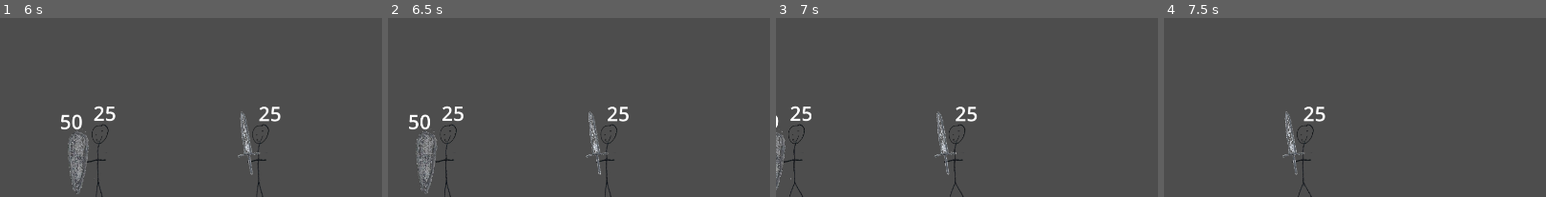
Above: before the commit, frames 1-4 (left to right).
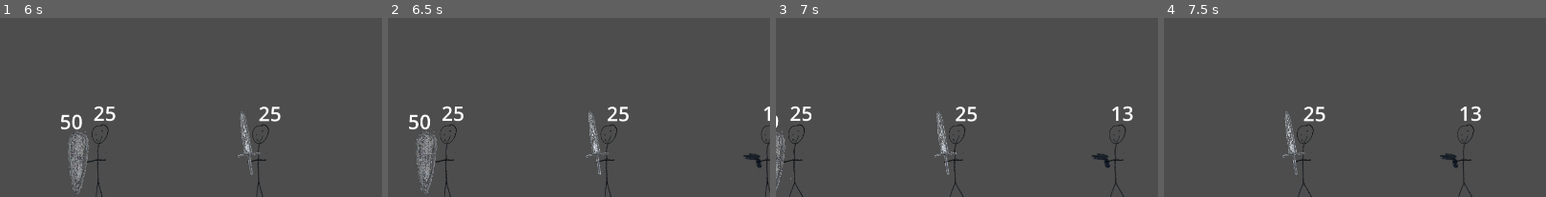
Above: after the commit, the same moments.

Repository: rlskoeser/stickfigure-rtd
Game: Godot game, scene res://main.tscn
Two runs of this game, one before a commit and one after it. Both use one fixed random seed, a clock stepped at 60 frames per second and the inputs below.
Inputs (mouse positions are % of the whole screen's width and height, from its top left):
- Up to frame 1 (6 s): tap Enter at 0.5 s; move the mouse to (72, 34) at 0.52 s; click (72, 34) at 0.67 s; move the mouse to (30, 46) at 1.27 s; click (30, 46) at 1.42 s; tap Space at 2 s; move the mouse to (60, 14) at 2.02 s; click (60, 14) at 2.17 s; move the mouse to (95, 90) at 2.77 s; click (95, 90) at 2.92 s; move the mouse to (80, 58) at 3.52 s; click (80, 58) at 3.67 s; move the mouse to (20, 22) at 4.27 s; click (20, 22) at 4.42 s; move the mouse to (93, 90) at 5.02 s; click (93, 90) at 5.17 s; move the mouse to (35, 10) at 5.77 s; click (35, 10) at 5.92 s
- Up to frame 2 (6.5 s): no input
- Up to frame 3 (7 s): move the mouse to (72, 34) at 6.52 s; click (72, 34) at 6.67 s
- Up to frame 4 (7.5 s): move the mouse to (30, 46) at 7.27 s; click (30, 46) at 7.42 s
The pictures show only the part of the screen within x 50-100%, y 50-100%; the shares and areas given below are measured in that part.

Frame 1 is identical in both runs. In frame 2, 0.4% of the frame differs, in the area x 93-100%, y 49-100%; in frame 3, 0.6%, in the area x 82-94%, y 48-100%; in frame 4, 0.6%.

Commit message:
Add gun guy with gun and bullet

Diff:
--- /dev/null
+++ b/stickfigure-rtd/bullet.gd
@@ -0,0 +1,22 @@
+extends RigidBody2D
+
+var velocity = Vector2.LEFT
+@export var speed = 350
+@export var damage = 13
+
+
+# Called when the node enters the scene tree for the first time.
+func _ready() -> void:
+	linear_velocity = velocity * speed
+
+# Called every frame. 'delta' is the elapsed time since the previous frame.
+func _process(delta: float) -> void:
+	pass
+
+func _physics_process(delta):
+	var collide = move_and_collide(velocity * speed * delta)
+	if (collide):
+		var body = collide.get_collider()
+		if body.has_method("take_damage"):
+			body.take_damage(damage)
+		queue_free()
--- /dev/null
+++ b/stickfigure-rtd/bullet.tscn
@@ -0,0 +1,23 @@
+[gd_scene load_steps=4 format=3 uid="uid://bivsavrxdovmf"]
+
+[ext_resource type="Texture2D" uid="uid://bybtvly0hebn5" path="res://assets/bullet.png" id="1_isvpw"]
+[ext_resource type="Script" path="res://bullet.gd" id="1_n5k8t"]
+
+[sub_resource type="CapsuleShape2D" id="CapsuleShape2D_gfemy"]
+radius = 10.6667
+height = 42.6667
+
+[node name="Bullet" type="RigidBody2D"]
+collision_layer = 8
+gravity_scale = 0.0
+script = ExtResource("1_n5k8t")
+
+[node name="Sprite2D" type="Sprite2D" parent="."]
+scale = Vector2(0.692, 0.75)
+texture = ExtResource("1_isvpw")
+
+[node name="CollisionPolygon2D" type="CollisionShape2D" parent="."]
+position = Vector2(1.19209e-06, 3.45707e-06)
+rotation = 1.5708
+scale = Vector2(0.75, 0.75)
+shape = SubResource("CapsuleShape2D_gfemy")
--- /dev/null
+++ b/stickfigure-rtd/gun.gd
@@ -0,0 +1,19 @@
+extends Node2D
+
+var Bullet = preload("res://bullet.tscn")
+
+signal shoot(bullet)
+
+
+# Called when the node enters the scene tree for the first time.
+func _ready() -> void:
+	pass # Replace with function body.
+
+
+# Called every frame. 'delta' is the elapsed time since the previous frame.
+func _process(delta: float) -> void:
+	pass
+
+
+func fire():
+	shoot.emit(Bullet, global_position)
--- /dev/null
+++ b/stickfigure-rtd/gun.tscn
@@ -0,0 +1,11 @@
+[gd_scene load_steps=3 format=3 uid="uid://dtjxq6g8r7mbv"]
+
+[ext_resource type="Texture2D" uid="uid://xlv6hda8llgj" path="res://assets/gun.png" id="1_sex8v"]
+[ext_resource type="Script" path="res://gun.gd" id="1_vlamo"]
+
+[node name="Gun" type="Node2D"]
+script = ExtResource("1_vlamo")
+
+[node name="Sprite2D" type="Sprite2D" parent="."]
+position = Vector2(20, 10)
+texture = ExtResource("1_sex8v")
--- /dev/null
+++ b/stickfigure-rtd/gun_guy.gd
@@ -0,0 +1,9 @@
+extends "res://stick_figure.gd"
+
+
+func _process(delta):
+	super(delta)
+	#$Sword.rotation = sword_resting_rotation
+
+func attack():
+	$Gun.fire()
--- /dev/null
+++ b/stickfigure-rtd/gun_guy.tscn
@@ -0,0 +1,20 @@
+[gd_scene load_steps=4 format=3 uid="uid://oj2458hw4fo7"]
+
+[ext_resource type="PackedScene" uid="uid://dgeu71l0mqaxj" path="res://stick_figure.tscn" id="1_bmbxn"]
+[ext_resource type="PackedScene" uid="uid://dtjxq6g8r7mbv" path="res://gun.tscn" id="2_4hrrn"]
+[ext_resource type="Script" path="res://gun_guy.gd" id="2_e3d3f"]
+
+[node name="GunGuy" instance=ExtResource("1_bmbxn")]
+script = ExtResource("2_e3d3f")
+
+[node name="CollisionShape2D" parent="." index="1"]
+position = Vector2(34, 86)
+
+[node name="HP" parent="." index="2"]
+health = 13
+
+[node name="Gun" parent="." index="4" instance=ExtResource("2_4hrrn")]
+position = Vector2(2, 74)
+
+[node name="BulletLaunchPoint" type="Marker2D" parent="." index="5"]
+position = Vector2(6, 74)
--- a/stickfigure-rtd/main.gd
+++ b/stickfigure-rtd/main.gd
@@ -4,9 +4,11 @@
 
 var ShieldGuy = preload("res://shield_guy.tscn")
 var SwordGuy = preload("res://sword_guy.tscn")
+var GunGuy = preload("res://gun_guy.tscn")
+
 
 var guys
-var original_lineup = [ShieldGuy, SwordGuy]
+var original_lineup = [ShieldGuy, SwordGuy, GunGuy]
 
 # Called when the node enters the scene tree for the first time.
 func _ready():
@@ -25,7 +27,7 @@
 
 	# clear stick guys and balls still on the scene
 	for node in get_children():
-		if node.name.contains('Guy') or node.name.contains('ball'):
+		if node.name.contains('Guy') or node.name.contains('ball') or node.name == "Bullet":
 			node.queue_free()
 
 func _on_cannon_destroyed():
@@ -49,6 +51,18 @@
 	var new_guy = guys.pop_front().instantiate();
 	# move to spawn position and add to scene
 	new_guy.position = $SpawnPosition.position
+	if new_guy.name == "GunGuy":
+		for node in new_guy.get_children():
+			if node.name.contains('Gun'):
+				# connect signal handler to *this* instance
+				node.connect("shoot", _on_gun_shoot)
+	# connect signal handler to *this* instance
 	add_child(new_guy)
 	if guys:
 		$SpawnTimer.start()
+
+
+func _on_gun_shoot(Bullet, location):
+	var spawned_bullet = Bullet.instantiate()
+	spawned_bullet.position = location
+	add_child(spawned_bullet)
--- a/stickfigure-rtd/project.godot
+++ b/stickfigure-rtd/project.godot
@@ -38,6 +38,7 @@
 2d_physics/layer_1="cannon"
 2d_physics/layer_2="guys"
 2d_physics/layer_3="balls"
+2d_physics/layer_4="bll"
 
 [rendering]
 
--- a/stickfigure-rtd/stick_figure.gd
+++ b/stickfigure-rtd/stick_figure.gd
@@ -19,9 +19,11 @@
 	var collide = move_and_collide(velocity * delta)
 	if (collide):
 		var body = collide.get_collider()
+
 		if "damage" in body:
 			$HP.take_damage(body.damage)
-			body.hit()
+			if body.has_method("hit"):
+				body.hit()
 
 
 # Called every frame. 'delta' is the elapsed time since the previous frame.
Binary file added: stickfigure-rtd/assets/bullet.png
Not shown, added: stickfigure-rtd/assets/bullet.png.import
